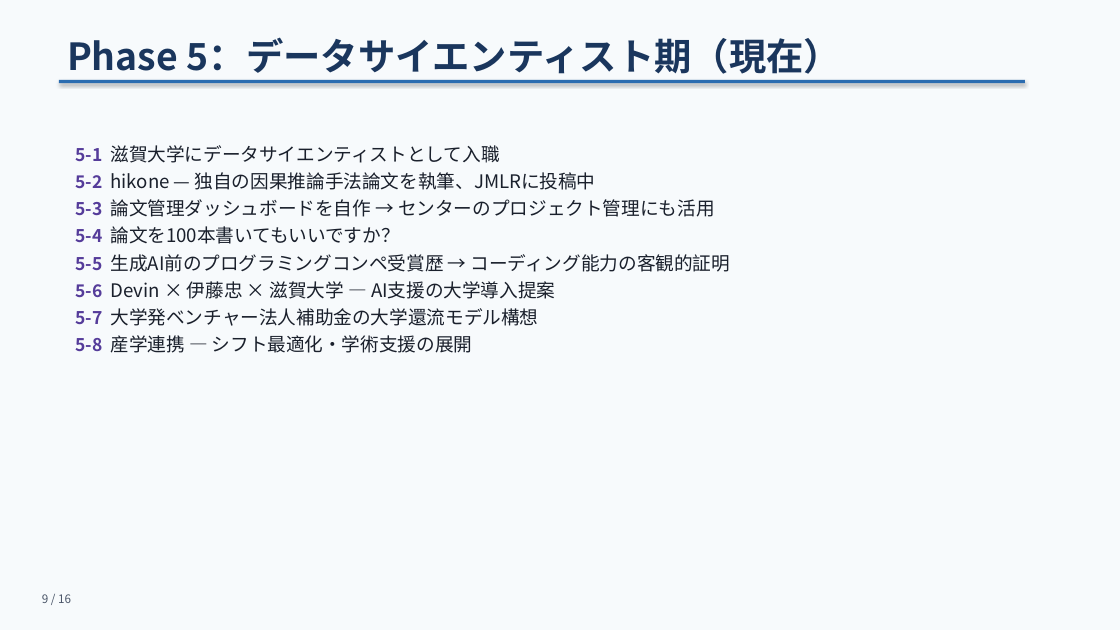
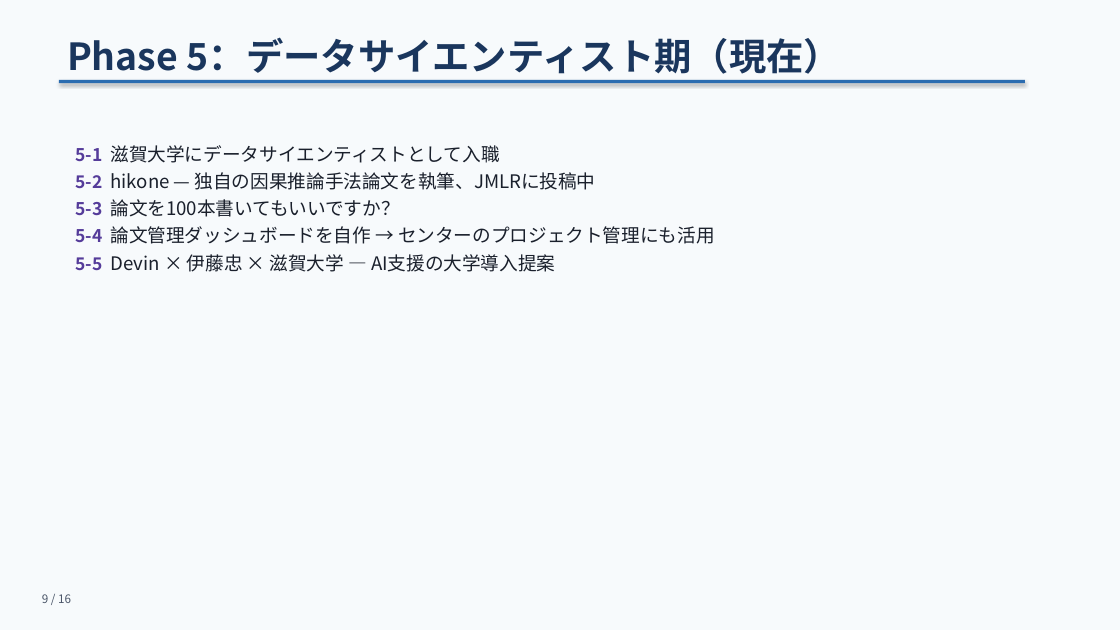
Before and after one commit to bougtoir/heat-accidents-mortality, a slide deck: slide 9 of meeting-slides/meeting_slides.pptx. Drawn at 1120x630 pixels with LibreOffice and Linux fonts; fonts in the diff are those of the drawing. Boxes give left, top, right and bottom in pixels: in the first picture for what was removed or moved away, otherwise in the second. Text is boxed around its words. In the diff, an @@ line names an element or a change of style, - is before the commit and + after.

```diff
--- a/meeting-slides/meeting_slides.pptx
+++ b/meeting-slides/meeting_slides.pptx
@@ text at (x1=75, y1=199, x2=715, y2=272): text changed @@
-5-3 論文管理ダッシュボードを自作 → センターのプロジェクト管理にも活用
-5-4 論文を100本書いてもいいですか？
-5-5 生成AI前のプログラミングコンペ受賞歴 → コーディング能力の客観的証明
-5-6 Devin × 伊藤忠 × 滋賀大学 — AI支援の大学導入提案
-5-7 大学発ベンチャー法人補助金の大学還流モデル構想
-5-8 産学連携 — シフト最適化・学術支援の展開
+5-3 論文を100本書いてもいいですか？
+5-4 論文管理ダッシュボードを自作 → センターのプロジェクト管理にも活用
+5-5 Devin × 伊藤忠 × 滋賀大学 — AI支援の大学導入提案
```
Also in this commit, not shown: 3 other slides changed, 2 other files.
